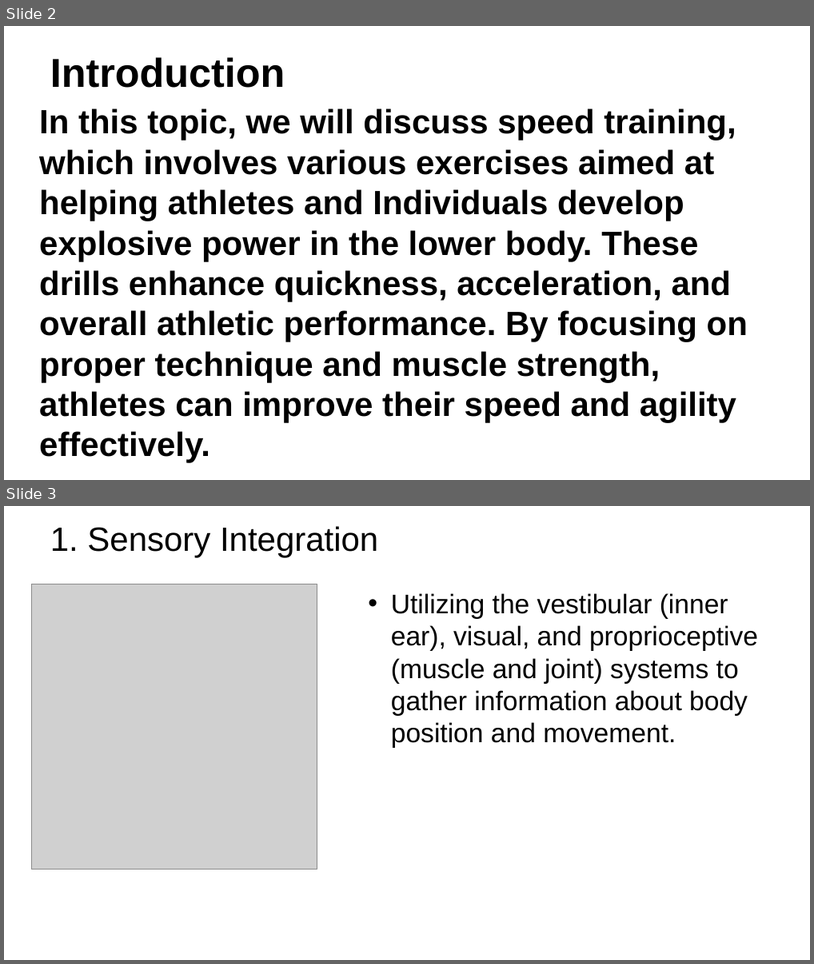
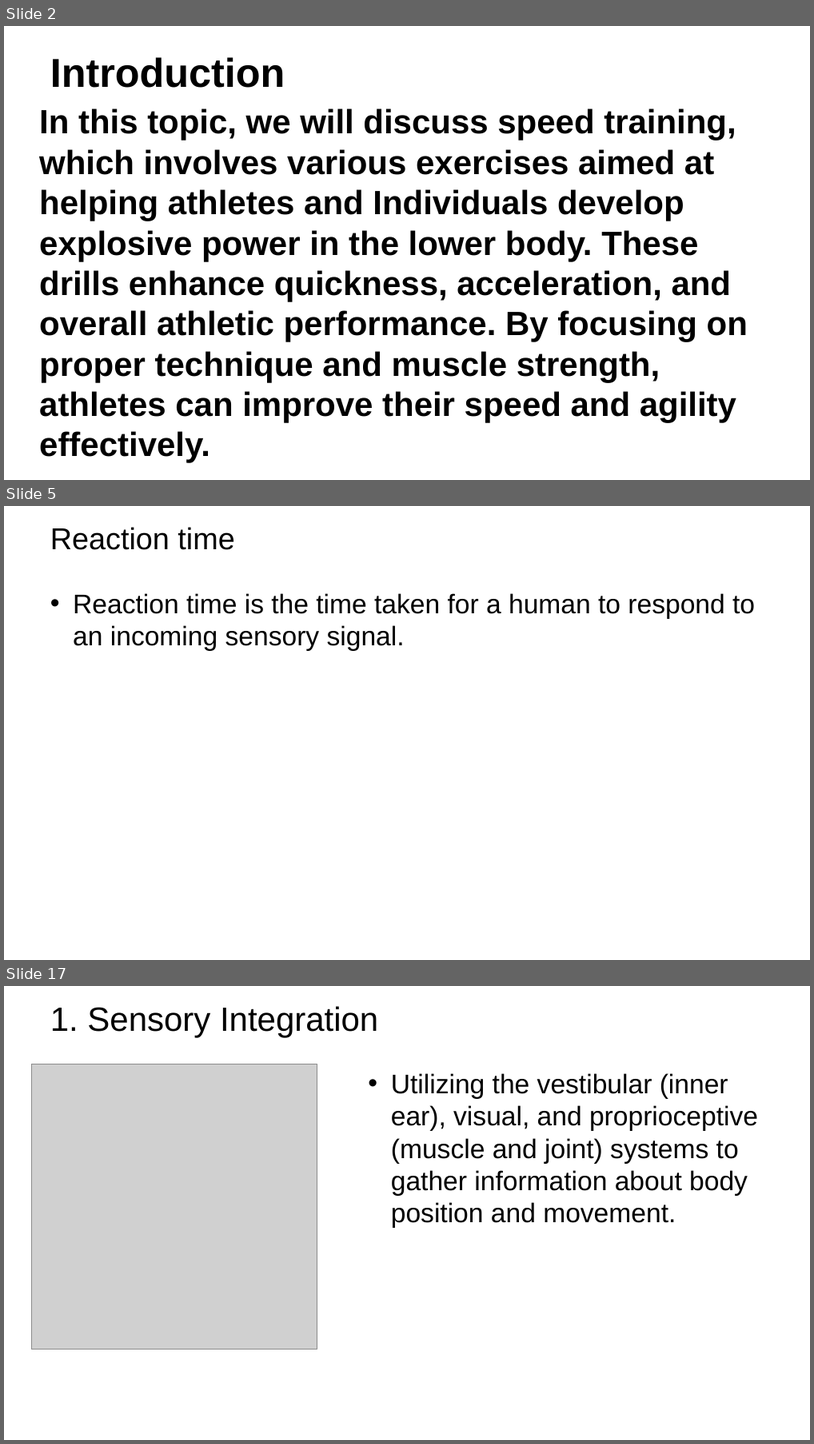
Before and after one commit to troy600/DSA, a slide deck: speedandtraining.pptx. Shown one above the other, each under a label of ours: slides 2 and 3 before the commit, slides 2, 5 and 17 after it; the slides between them are not shown. The pictures are 814x964 and 814x1444 pixels, drawn with LibreOffice and Linux fonts; fonts in the diff are those of the drawing; grey boxes stand for pictures; background and template pictures are left out. Boxes give left, top, right and bottom in pixels: in the first picture for what was removed or moved away, otherwise in the second. Text is boxed around its words. In the diff, an @@ line names an element or a change of style, - is before the commit and + after.

```diff
--- a/speedandtraining.pptx
+++ b/speedandtraining.pptx
@@ slide 5 added at [4,506,810,960], background picture (left out) @@
@@ title added at [50,527,234,550], 36 pt, text #000000 @@
+Reaction time
@@ text added at [73,593,755,651], 32 pt, text #000000 @@
+• Reaction time is the time taken for a human to respond to an incoming sensory signal.
@@ what was slide 3 is now slide 17 @@
```
Also in this commit, not shown: 13 other slides added.
